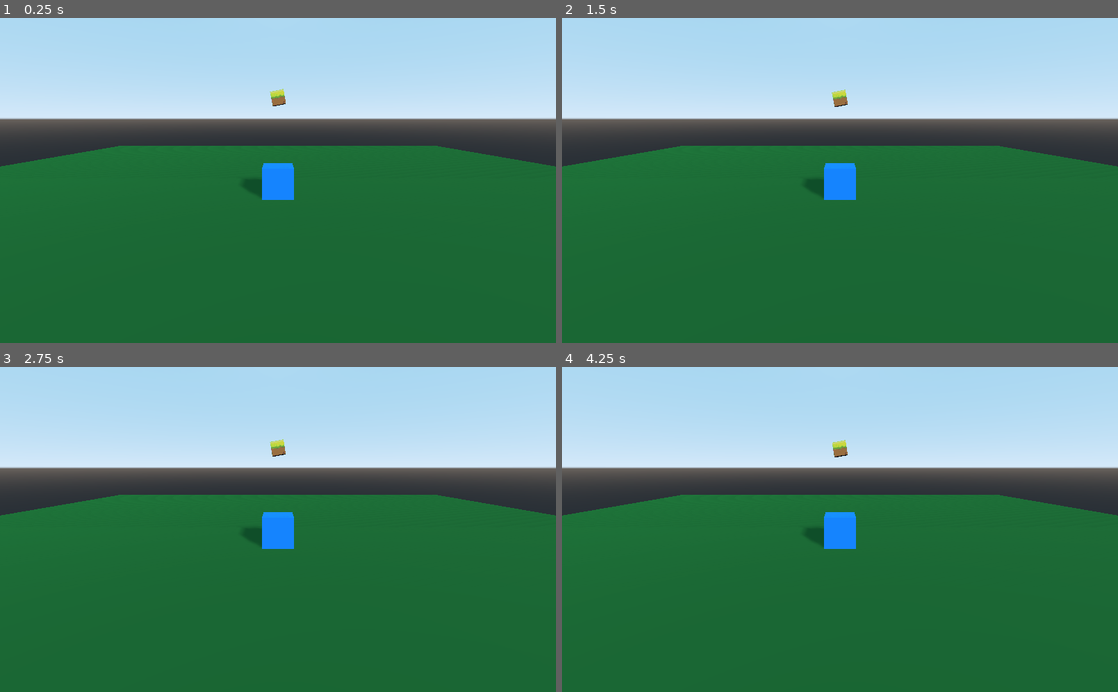
Above: before the commit, frames 1-4 (two rows, left to right).
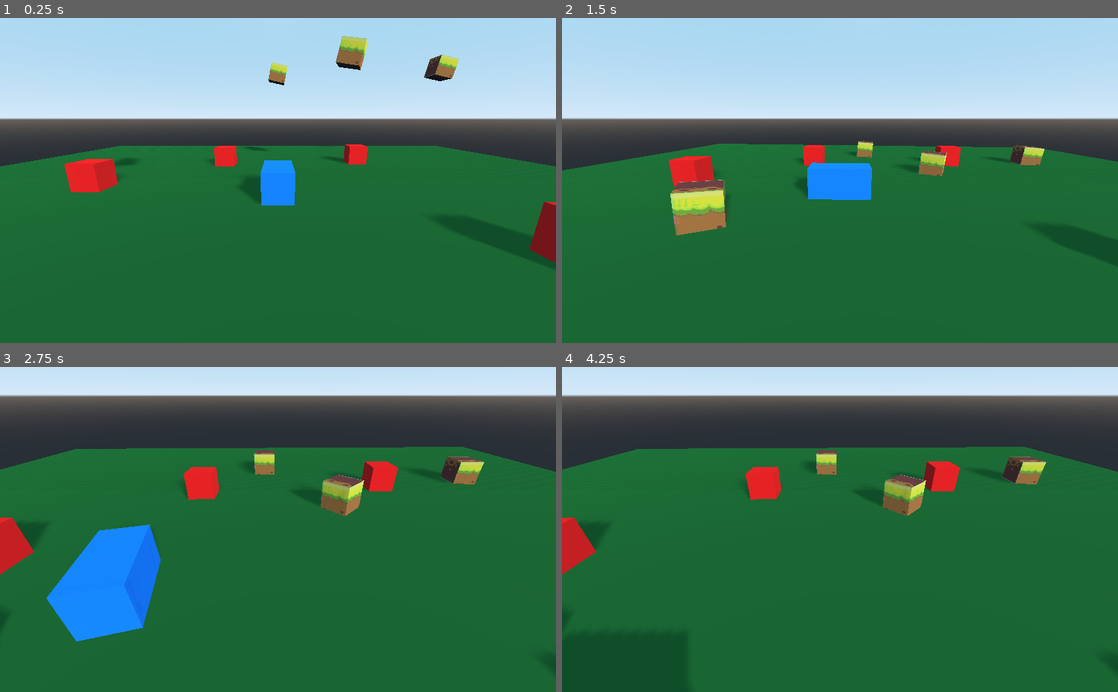
Above: after the commit, the same moments.

Repository: teratron/hexadot
Game: Godot game, scene res://src/3D/3d.tscn
The game is run twice, just before and just after one commit, with the same random seed, the same clock (stepped at 60 frames per second) and the same inputs.
Inputs:
- Up to frame 1 (0.25 s): no input
- Up to frame 2 (1.5 s): hold Right (ui_right) 0.53-1.28 s; tap C (ui_camera, bound only after the commit) at 0.6, 1.35 s; hold Down (ui_down) from 1.28 s (still down)
- Up to frame 3 (2.75 s): release Down (ui_down) at 2.03 s; hold Right (ui_right) from 2.03 s (still down); tap C (ui_camera, bound only after the commit) at 2.1 s
- Up to frame 4 (4.25 s): release Right (ui_right) at 2.78 s; hold Up (ui_up) 2.78-3.53 s; tap C (ui_camera, bound only after the commit) at 2.85, 3.6 s; hold Left (ui_left) from 3.53 s (still down)

The runs differ from the first frame. In frame 1, 4.3% of the frame differs, in the area x 3-100%, y 5-78%; in frame 2, 5.5%; in frame 3, 47%, in the area x 0-100%, y 0-85%; in frame 4, 46%.

Commit message:
Camera

Diff:
--- a/project.godot
+++ b/project.godot
@@ -9,18 +9,12 @@
 config_version=4
 
 _global_script_classes=[ {
-"base": "",
-"class": "GitAPI",
-"language": "NativeScript",
-"path": "res://addons/godot-git-plugin/git_api.gdns"
-}, {
 "base": "Node",
 "class": "Planet",
 "language": "GDScript",
 "path": "res://src/Planet/planet.gd"
 } ]
 _global_script_class_icons={
-"GitAPI": "",
 "Planet": "res://assets/earth.svg"
 }
 
@@ -32,7 +26,7 @@
 
 [gdnative]
 
-singletons=[ "res://addons/godot-git-plugin/git_api.gdnlib" ]
+singletons=[  ]
 
 [input]
 
@@ -60,6 +54,11 @@
 , Object(InputEventJoypadButton,"resource_local_to_scene":false,"resource_name":"","device":0,"button_index":13,"pressure":0.0,"pressed":false,"script":null)
  ]
 }
+ui_camera={
+"deadzone": 0.5,
+"events": [ Object(InputEventKey,"resource_local_to_scene":false,"resource_name":"","device":0,"alt":false,"shift":false,"control":false,"meta":false,"command":false,"pressed":false,"scancode":0,"physical_scancode":67,"unicode":0,"echo":false,"script":null)
+ ]
+}
 
 [physics]
 
--- a/src/3D/3d.tscn
+++ b/src/3D/3d.tscn
@@ -1,86 +1,60 @@
-[gd_scene load_steps=13 format=2]
+[gd_scene load_steps=8 format=2]
 
 [ext_resource path="res://src/3D/camera.gd" type="Script" id=1]
-[ext_resource path="res://assets/block.png" type="Texture" id=2]
-
-[sub_resource type="BoxShape" id=8]
-extents = Vector3( 30, 1, 30 )
-
-[sub_resource type="CubeMesh" id=9]
-size = Vector3( 60, 2, 60 )
-
-[sub_resource type="SpatialMaterial" id=10]
-albedo_color = Color( 0.0470588, 0.368627, 0.141176, 1 )
-
-[sub_resource type="BoxShape" id=13]
-
-[sub_resource type="SpatialMaterial" id=6]
-albedo_color = Color( 0, 0.486275, 1, 1 )
-
-[sub_resource type="CubeMesh" id=3]
-material = SubResource( 6 )
-
-[sub_resource type="BoxShape" id=14]
-
-[sub_resource type="CubeMesh" id=11]
-
-[sub_resource type="SpatialMaterial" id=12]
-albedo_texture = ExtResource( 2 )
-
-[sub_resource type="ConcavePolygonShape" id=15]
-data = PoolVector3Array( -1, 1, 1, 1, 1, 1, -1, -1, 1, 1, 1, 1, 1, -1, 1, -1, -1, 1, 1, 1, -1, -1, 1, -1, 1, -1, -1, -1, 1, -1, -1, -1, -1, 1, -1, -1, 1, 1, 1, 1, 1, -1, 1, -1, 1, 1, 1, -1, 1, -1, -1, 1, -1, 1, -1, 1, -1, -1, 1, 1, -1, -1, -1, -1, 1, 1, -1, -1, 1, -1, -1, -1, 1, 1, 1, -1, 1, 1, 1, 1, -1, -1, 1, 1, -1, 1, -1, 1, 1, -1, -1, -1, 1, 1, -1, 1, -1, -1, -1, 1, -1, 1, 1, -1, -1, -1, -1, -1 )
+[ext_resource path="res://src/3D/box_static.tscn" type="PackedScene" id=2]
+[ext_resource path="res://src/3D/player.tscn" type="PackedScene" id=3]
+[ext_resource path="res://src/3D/ground.tscn" type="PackedScene" id=4]
+[ext_resource path="res://src/3D/box.tscn" type="PackedScene" id=5]
+[ext_resource path="res://src/3D/main.gd" type="Script" id=6]
+[ext_resource path="res://src/3D/camera_player.gd" type="Script" id=7]
 
 [node name="Main" type="Spatial"]
+script = ExtResource( 6 )
 
-[node name="Ground" type="StaticBody" parent="."]
+[node name="Ground" parent="." instance=ExtResource( 4 )]
 transform = Transform( 1, 0, 0, 0, 1, 0, 0, 0, 1, 0, -1, 0 )
-__meta__ = {
-"_edit_group_": true
-}
 
-[node name="CollisionShape" type="CollisionShape" parent="Ground"]
-shape = SubResource( 8 )
-
-[node name="MeshInstance" type="MeshInstance" parent="Ground"]
-mesh = SubResource( 9 )
-material/0 = SubResource( 10 )
-
-[node name="Player" type="KinematicBody" parent="."]
+[node name="Player" parent="." instance=ExtResource( 3 )]
 transform = Transform( 1, 0, 0, 0, 1, 0, 0, 0, 1, 0, 1, 0 )
-__meta__ = {
-"_edit_group_": true
-}
-
-[node name="CollisionShape" type="CollisionShape" parent="Player"]
-shape = SubResource( 13 )
-
-[node name="MeshInstance" type="MeshInstance" parent="Player"]
-mesh = SubResource( 3 )
-material/0 = null
 
 [node name="Boxes" type="Spatial" parent="."]
 
-[node name="Box" type="RigidBody" parent="Boxes"]
-transform = Transform( 0.981627, -0.190809, 0, 0.190809, 0.981627, 0, 0, 0, 1, 0, 8, -22 )
-__meta__ = {
-"_edit_group_": true
-}
+[node name="Box" parent="Boxes" instance=ExtResource( 5 )]
+transform = Transform( 0.978921, 0.20424, 0, -0.20424, 0.978921, 0, 0, 0, 1, 0, 10.6919, -17.0063 )
 
-[node name="CollisionShape" type="CollisionShape" parent="Boxes/Box"]
-shape = SubResource( 14 )
+[node name="Box2" parent="Boxes" instance=ExtResource( 5 )]
+transform = Transform( 0.912089, 0.190296, -0.363154, -0.20424, 0.978921, 0, 0.355499, 0.0741705, 0.931729, 6.41698, 10.6919, -7.34309 )
 
-[node name="MeshInstance" type="MeshInstance" parent="Boxes/Box"]
-mesh = SubResource( 11 )
-material/0 = SubResource( 12 )
+[node name="Box3" parent="Boxes" instance=ExtResource( 5 )]
+transform = Transform( 0.978921, 0.20424, 0, -0.20424, 0.978921, 0, 0, 0, 1, 18.345, 10.6919, -13.5336 )
 
-[node name="StaticBody" type="StaticBody" parent="Boxes/Box/MeshInstance"]
+[node name="Box4" parent="Boxes" instance=ExtResource( 5 )]
+transform = Transform( 0.845196, 0.17634, 0.504528, -0.20424, 0.978921, 0, -0.493893, -0.103045, 0.863396, -7.70037, 10.6919, 5.18888 )
 
-[node name="CollisionShape" type="CollisionShape" parent="Boxes/Box/MeshInstance/StaticBody"]
-shape = SubResource( 15 )
+[node name="BoxStatic" parent="Boxes" instance=ExtResource( 2 )]
+transform = Transform( 1, 0, 0, 0, 1, 0, 0, 0, 1, 8.971, 1, -11.876 )
+
+[node name="BoxStatic2" parent="Boxes" instance=ExtResource( 2 )]
+transform = Transform( 1, 0, 0, 0, 1, 0, 0, 0, 1, -13.6017, 1, -1.60884 )
+
+[node name="BoxStatic3" parent="Boxes" instance=ExtResource( 2 )]
+transform = Transform( 1, 0, 0, 0, 1, 0, 0, 0, 1, -5.7503, 1, -10.5171 )
+
+[node name="BoxStatic4" parent="Boxes" instance=ExtResource( 2 )]
+transform = Transform( 1, 0, 0, 0, 1, 0, 0, 0, 1, 10.9338, 1, 7.82789 )
 
 [node name="Camera" type="Camera" parent="."]
 transform = Transform( 1, 0, 0, 0, 1, 0, 0, 0, 1, 0, 5, 15 )
+current = true
 script = ExtResource( 1 )
+__meta__ = {
+"_edit_lock_": true
+}
+
+[node name="InterpolatedCamera" type="InterpolatedCamera" parent="."]
+transform = Transform( 1, 0, 0, 0, 0.866025, 0.5, 0, -0.5, 0.866025, 0, 7.21395, 7.61917 )
+speed = 5.0
+script = ExtResource( 7 )
 
 [node name="DirectionalLight" type="DirectionalLight" parent="."]
 transform = Transform( 0.878377, -0.157565, 0.451251, -0.0723587, 0.889384, 0.451397, -0.47246, -0.429149, 0.769813, 6.564, 15, 11.341 )
--- /dev/null
+++ b/src/3D/box.gd
@@ -0,0 +1,14 @@
+extends RigidBody
+
+
+func _ready():
+	#var pos = Vector3()
+	#print(pos)
+	pass
+
+
+func _physics_process(_delta):
+	#var pos = Vector3()
+	#if pos.y < 0:
+	#	print(pos)
+	pass
--- /dev/null
+++ b/src/3D/box.tscn
@@ -0,0 +1,24 @@
+[gd_scene load_steps=6 format=2]
+
+[ext_resource path="res://assets/block.png" type="Texture" id=1]
+[ext_resource path="res://src/3D/box.gd" type="Script" id=2]
+
+[sub_resource type="BoxShape" id=13]
+
+[sub_resource type="CubeMesh" id=11]
+
+[sub_resource type="SpatialMaterial" id=12]
+albedo_texture = ExtResource( 1 )
+
+[node name="Box" type="RigidBody"]
+script = ExtResource( 2 )
+__meta__ = {
+"_edit_group_": true
+}
+
+[node name="CollisionShape" type="CollisionShape" parent="."]
+shape = SubResource( 13 )
+
+[node name="MeshInstance" type="MeshInstance" parent="."]
+mesh = SubResource( 11 )
+material/0 = SubResource( 12 )
--- /dev/null
+++ b/src/3D/box_static.tscn
@@ -0,0 +1,20 @@
+[gd_scene load_steps=4 format=2]
+
+[sub_resource type="BoxShape" id=3]
+
+[sub_resource type="CubeMesh" id=4]
+
+[sub_resource type="SpatialMaterial" id=5]
+albedo_color = Color( 0.901961, 0.0745098, 0.0745098, 1 )
+
+[node name="BoxStatic" type="StaticBody"]
+__meta__ = {
+"_edit_group_": true
+}
+
+[node name="CollisionShape" type="CollisionShape" parent="."]
+shape = SubResource( 3 )
+
+[node name="StaticBody" type="MeshInstance" parent="."]
+mesh = SubResource( 4 )
+material/0 = SubResource( 5 )
--- /dev/null
+++ b/src/3D/camera_player.gd
@@ -0,0 +1,6 @@
+extends InterpolatedCamera
+
+
+func _ready():
+	target = NodePath("../Player/Position3D")
+	enabled = true
--- /dev/null
+++ b/src/3D/ground.tscn
@@ -0,0 +1,22 @@
+[gd_scene load_steps=4 format=2]
+
+[sub_resource type="BoxShape" id=8]
+extents = Vector3( 30, 1, 30 )
+
+[sub_resource type="CubeMesh" id=9]
+size = Vector3( 60, 2, 60 )
+
+[sub_resource type="SpatialMaterial" id=10]
+albedo_color = Color( 0.0470588, 0.368627, 0.141176, 1 )
+
+[node name="Ground" type="StaticBody"]
+__meta__ = {
+"_edit_group_": true
+}
+
+[node name="CollisionShape" type="CollisionShape" parent="."]
+shape = SubResource( 8 )
+
+[node name="MeshInstance" type="MeshInstance" parent="."]
+mesh = SubResource( 9 )
+material/0 = SubResource( 10 )
--- /dev/null
+++ b/src/3D/main.gd
@@ -0,0 +1,23 @@
+extends Spatial
+
+
+onready var cam_world = $Camera
+onready var cam_player = $InterpolatedCamera
+#onready var cam_player = $"Player/Camera"
+var current: bool
+
+
+func _ready():
+	if !cam_world.current && !cam_player.current:
+		cam_world.current = true
+		current = true
+
+
+func _process(_delta):
+	if Input.is_action_just_pressed("ui_camera"):
+		if cam_world.current:
+			cam_world.current = false
+			cam_player.current = true
+		else:
+			cam_world.current = true
+			cam_player.current = false
--- /dev/null
+++ b/src/3D/player.gd
@@ -0,0 +1,54 @@
+extends KinematicBody
+
+
+const ROTATE = 2
+const GRAVITY = -10
+const SPEED = 500
+var vel = Vector3()
+
+
+func _ready():
+	pass
+
+
+func _process(delta):
+	#rotation.y += 0.1
+	#rotate(Vector3(0,1,0), 0.1)
+	#rotate_x(0.2)
+	#rotate_y(0.1)
+	#rotate_z(0.05)
+
+	#translation.z -= 0.05
+	#translate(Vector3(0,0,-0.05))
+
+	var dir = Vector3()
+	var rot = ROTATE * delta
+	#var spd = SPEED * delta
+
+	if Input.is_action_pressed("ui_left"):
+		#dir.x = -1
+		rotate_y(rot)
+	elif Input.is_action_pressed("ui_right"):
+		#dir.x = 1
+		rotate_y(-rot)
+
+	if Input.is_action_pressed("ui_up"):
+		dir.z = -1
+		#translate(Vector3(0,0,-spd))
+	elif Input.is_action_pressed("ui_down"):
+		dir.z = 1
+		#translate(Vector3(0,0,spd))
+
+	if dir:
+		dir *= SPEED * delta
+		#translate(dir)
+		dir = dir.rotated(Vector3(0,1,0), rotation.y)
+
+	vel.x = dir.x
+	vel.z = dir.z
+	vel.y += GRAVITY * delta
+	vel = move_and_slide(vel, Vector3(0,1,0))
+
+
+func _physics_process(_delta):
+	$Camera.look_at(translation, Vector3(0,1,0))
--- /dev/null
+++ b/src/3D/player.tscn
@@ -0,0 +1,32 @@
+[gd_scene load_steps=5 format=2]
+
+[ext_resource path="res://src/3D/player.gd" type="Script" id=1]
+
+[sub_resource type="BoxShape" id=13]
+extents = Vector3( 1, 1, 2 )
+
+[sub_resource type="SpatialMaterial" id=6]
+albedo_color = Color( 0, 0.486275, 1, 1 )
+
+[sub_resource type="CubeMesh" id=3]
+material = SubResource( 6 )
+size = Vector3( 2, 2, 4 )
+
+[node name="Player" type="KinematicBody"]
+script = ExtResource( 1 )
+__meta__ = {
+"_edit_group_": true
+}
+
+[node name="CollisionShape" type="CollisionShape" parent="."]
+shape = SubResource( 13 )
+
+[node name="MeshInstance" type="MeshInstance" parent="."]
+mesh = SubResource( 3 )
+material/0 = null
+
+[node name="Camera" type="Camera" parent="."]
+transform = Transform( 1, 0, 0, 0, 0.789845, 0.613307, 0, -0.613307, 0.789845, 0, 6.58008, 7.62232 )
+
+[node name="Position3D" type="Position3D" parent="."]
+transform = Transform( 1, 0, 0, 0, 0.866025, 0.5, 0, -0.5, 0.866025, 0, 6.03796, 7.59105 )
--- a/src/3D/player_.gd
+++ /dev/null
@@ -1,34 +0,0 @@
-extends MeshInstance
-
-
-const SPEED = 10
-
-
-func _ready():
-	pass
-
-
-func _process(delta):
-	#rotation.y += 0.1
-	#rotate(Vector3(0,1,0), 0.1)
-	#rotate_x(0.2)
-	#rotate_y(0.1)
-	#rotate_z(0.05)
-
-	#translation.z -= 0.05
-	#translate(Vector3(0,0,-0.05))
-
-	var dir = Vector3()
-
-	if Input.is_action_pressed("ui_left"):
-		dir.x = -1
-	elif Input.is_action_pressed("ui_right"):
-		dir.x = 1
-
-	if Input.is_action_pressed("ui_up"):
-		dir.z = -1
-	elif Input.is_action_pressed("ui_down"):
-		dir.z = 1
-
-	if dir:
-		translate(SPEED * dir * delta)
--- /dev/null
+++ b/src/Observer/observer.tscn
@@ -0,0 +1,3 @@
+[gd_scene format=2]
+
+[node name="Observer" type="Spatial"]
